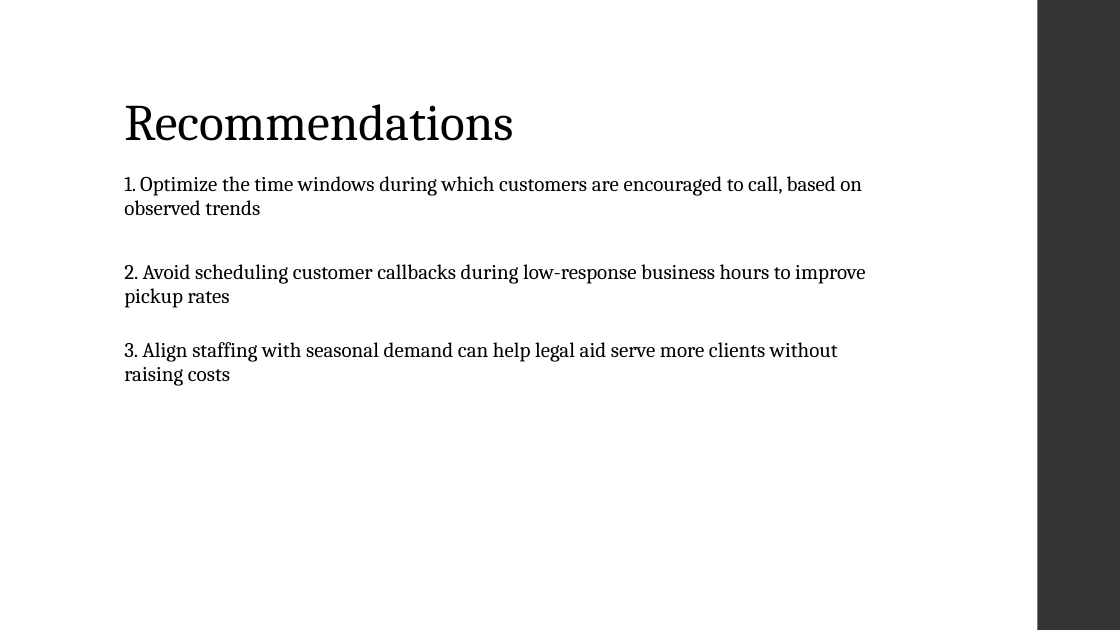
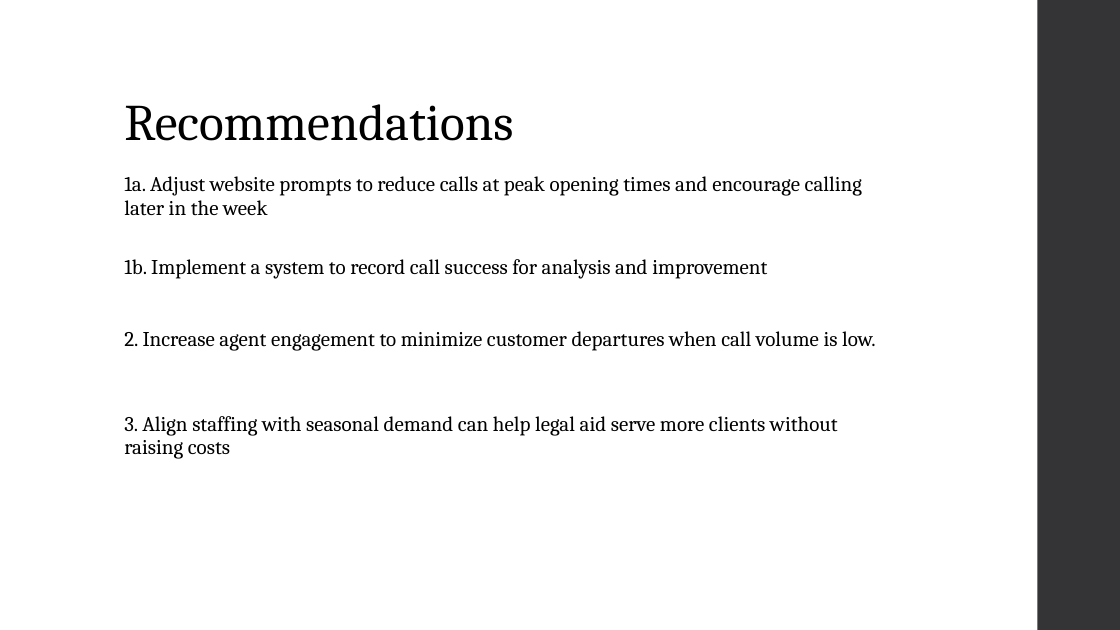
Before and after one commit to arvindkrishna87/STAT390_LegalAid_Fall2025, a slide deck: slide 2 of Presentations/Dashboard/TimeTrendsPresentation1_8Oct_Group1.pptx. Drawn at 1120x630 pixels with LibreOffice and Linux fonts; fonts in the diff are those of the drawing. Boxes give left, top, right and bottom in pixels: in the first picture for what was removed or moved away, otherwise in the second. Text is boxed around its words. In the diff, an @@ line names an element or a change of style, - is before the commit and + after.

```diff
--- a/Presentations/Dashboard/TimeTrendsPresentation1_8Oct_Group1.pptx
+++ b/Presentations/Dashboard/TimeTrendsPresentation1_8Oct_Group1.pptx
@@ text at bbox=[124, 176, 862, 216]: text changed @@
-1. Optimize the time windows during which customers are encouraged to call, based on observed trends
+1a. Adjust website prompts to reduce calls at peak opening times and encourage calling later in the week
@@ text added at bbox=[124, 259, 767, 279], 18 pt, text #000000 @@
+1b. Implement a system to record call success for analysis and improvement
@@ text at bbox=[124, 331, 876, 351]: text changed @@
-2. Avoid scheduling customer callbacks during low-response business hours to improve pickup rates
+2. Increase agent engagement to minimize customer departures when call volume is low.
@@ text "3. Align staffing with seasonal ...": place and size @@
-text "3. Align staffing with seasonal ..." at bbox=[124, 342, 838, 386]
+text "3. Align staffing with seasonal ..." at bbox=[124, 416, 838, 459]
```
Also in this commit, not shown: 7 other slides changed, 6 slides added, 7 slides removed.
